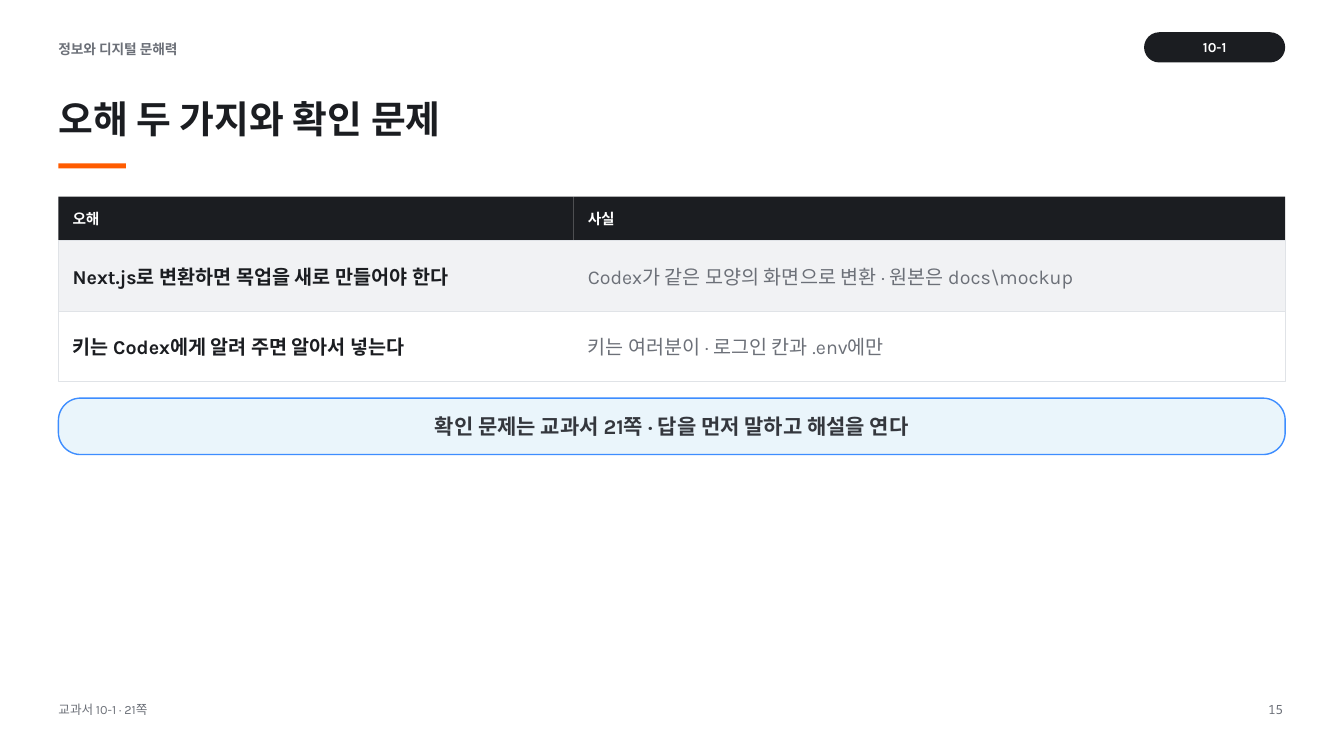
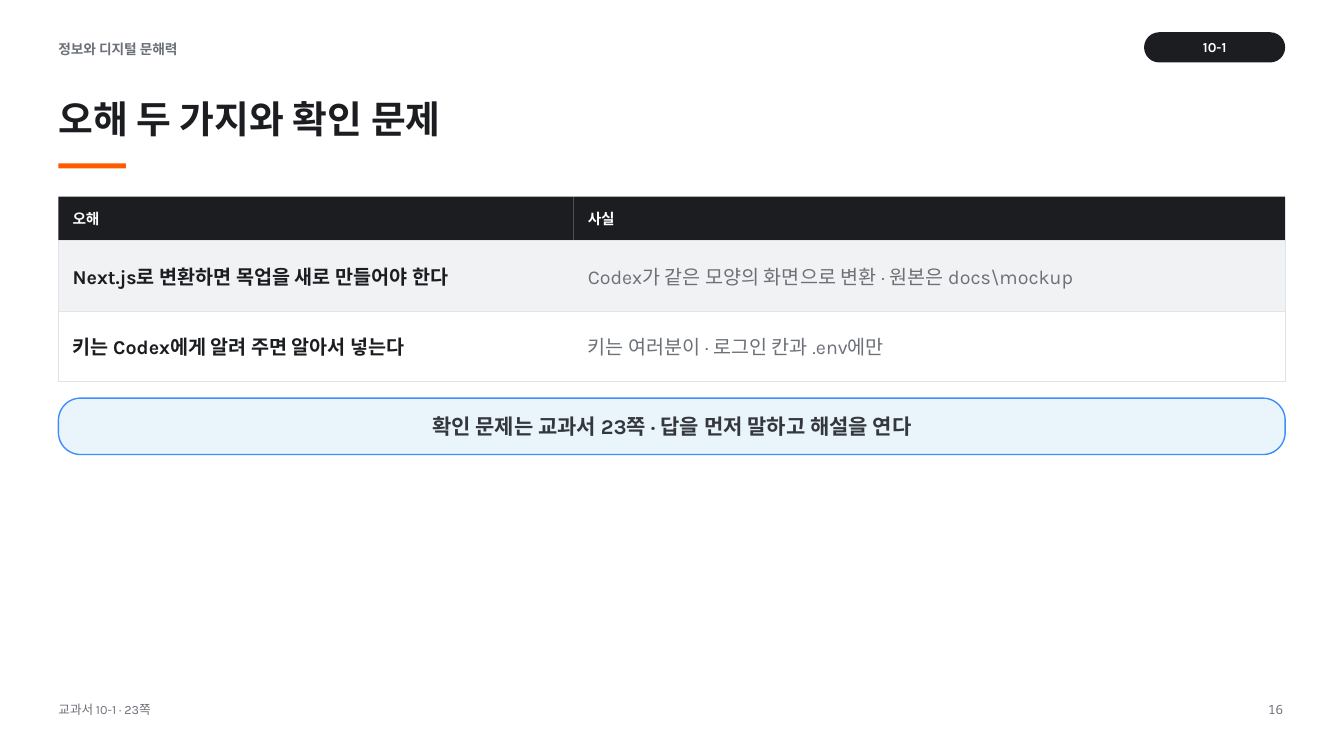
Before and after one commit to vcl-korea/2026-2nd-semester__jdh, a slide deck: slide 16 of 10/ppt/10-1_프레임워크란.pptx (slide 15 before the commit). Drawn at 1344x756 pixels with LibreOffice and Linux fonts; fonts in the diff are those of the drawing. Boxes give left, top, right and bottom in pixels: in the first picture for what was removed or moved away, otherwise in the second. Text is boxed around its words. In the diff, an @@ line names an element or a change of style, - is before the commit and + after.

```diff
--- a/10/ppt/10-1_프레임워크란.pptx
+++ b/10/ppt/10-1_프레임워크란.pptx
@@ text at bbox=[432, 416, 912, 436]: text changed @@
-확인 문제는 교과서 21쪽 · 답을 먼저 말하고 해설을 연다
+확인 문제는 교과서 23쪽 · 답을 먼저 말하고 해설을 연다
@@ text at bbox=[58, 703, 150, 715]: text changed @@
-교과서 10-1 · 21쪽
+교과서 10-1 · 23쪽
@@ text at bbox=[1268, 705, 1283, 714]: text changed @@
-15
+16
```
Also in this commit, not shown: 9 other slides changed, 1 slide added, 14 other files.
